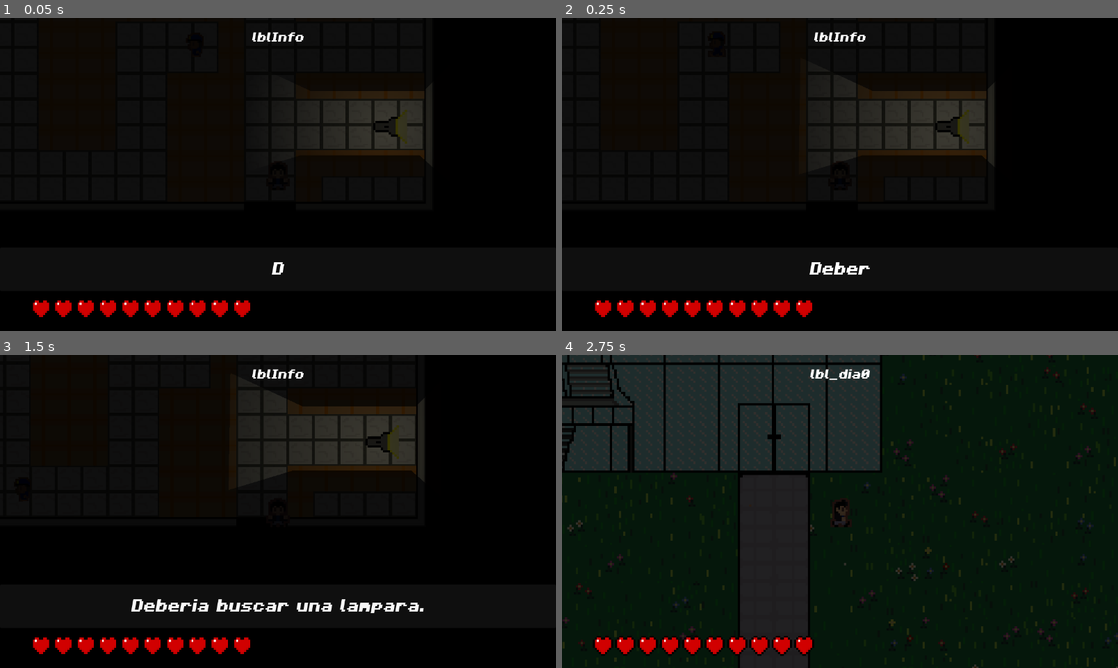
Above: before the commit, frames 1-4 (two rows, left to right).
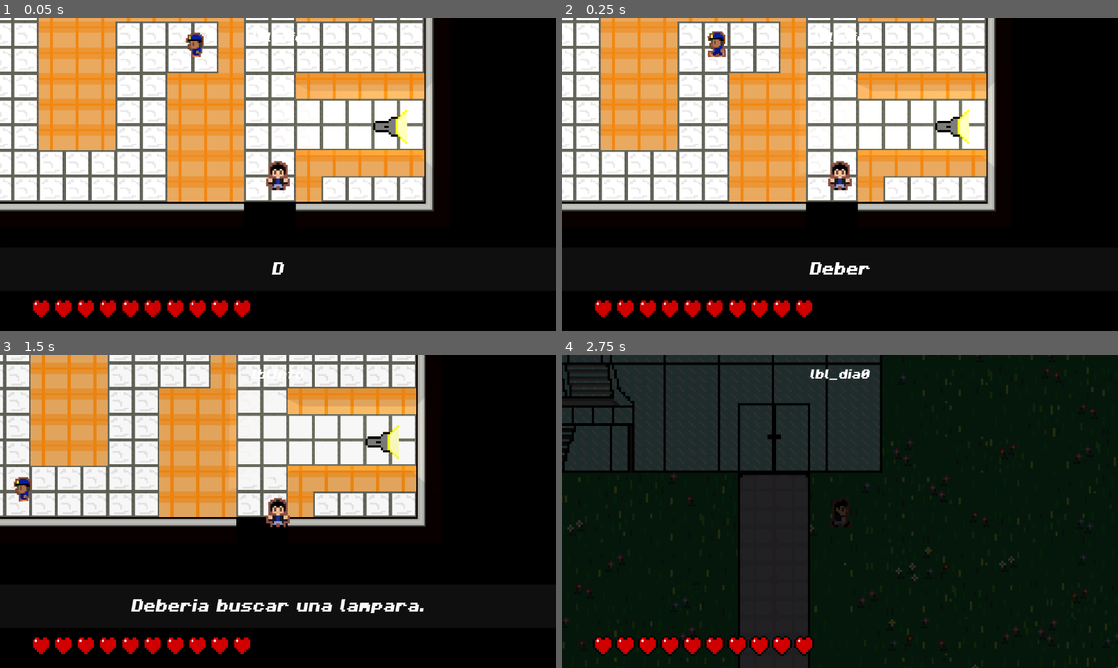
Above: after the commit, the same moments.

Repository: LaloSant/proyecto-topicos-fnaf
Game: Godot game, scene res://source/screens/juego/cristal/cristal.tscn
Same seed, same stepped clock (60 frames per second), same inputs: the game is played once before the commit and once after it. This scene is started directly instead of the project's main scene.
Inputs:
- Up to frame 1 (0.05 s): no input
- Up to frame 2 (0.25 s): no input
- Up to frame 3 (1.5 s): tap Q (TECLA_Q) at 0.5, 1.25 s; hold Right (ui_right) 0.53-1.28 s; hold Ctrl (CntlKey) 0.53-1.28 s; tap Enter (ui_accept) at 0.77 s; hold Down (ui_down) from 1.28 s (still down); tap Shift (ShiftKey) at 1.35 s
- Up to frame 4 (2.75 s): tap Enter (ui_accept) at 1.52 s; tap Q (TECLA_Q) at 2 s; release Down (ui_down) at 2.03 s; hold Right (ui_right) from 2.03 s (still down); hold E (TECLA_E) from 2.03 s (still down)

The runs differ from the first frame. In frame 1, 47% of the frame differs, in the area x 0-78%, y 0-62%; in frame 2, 47%; in frame 3, 41%; in frame 4, nothing differs.

Commit message:
Pliego visible si no lo tiene

Diff:
--- a/source/screens/juego/cristal/cristal.gd
+++ b/source/screens/juego/cristal/cristal.gd
@@ -6,7 +6,6 @@
 	$Personaje.defaultSpeed = GLOBAL.pers_default_speed * 0.5
 	$Enemigos/Guardia1.speed*=2.5
 	$Enemigos/Guardia2.speed*=3
-
 	match GLOBAL.marker_actual:
 
 			GLOBAL.MarkerPosicion.mk_CristalEntrada:
@@ -15,6 +14,8 @@
 		$Items/DWNeedLampara.mostrar_dialogo()
 	$Personaje/Linterna.visible = $Personaje.tieneLampara
 	$Items/item_lampara.visible = !GLOBAL.pers_tieneLampara
+	$Items/ItemPliego.visible = !GLOBAL.pliego
+	$Items/ItemPliego.monitorable =!GLOBAL.pliego
 
 func _process(delta: float) -> void:
 	$Enemigos/Guardia1.actualizarPos(ruta_parte_1F,delta)
--- a/source/screens/juego/cristal/cristal.tscn
+++ b/source/screens/juego/cristal/cristal.tscn
@@ -4,7 +4,7 @@
 [ext_resource type="TileSet" uid="uid://nigs7oc8bv4h" path="res://source/screens/juego/cristal/cristalTileSet.tres" id="2_01jm5"]
 [ext_resource type="AudioStream" uid="uid://cgdc5vmar6dcl" path="res://resources/audio/musica/Grupo Soñador en 8-Bit - El paso del gigante - VRC6 Famitracker.mp3" id="2_xf01l"]
 [ext_resource type="PackedScene" uid="uid://ciyad5p3oge3u" path="res://source/componentes/personajes/base/personaje.tscn" id="3_01jm5"]
-[ext_resource type="PackedScene" uid="uid://bna2yasfy1opo" path="res://source/componentes/Tps/transportador.tscn" id="5_838pq"]
+[ext_resource type="PackedScene" uid="uid://bna2yasfy1opo" path="res://source/componentes/tps/transportador.tscn" id="5_838pq"]
 [ext_resource type="PackedScene" uid="uid://dfphplmv1hblj" path="res://source/singleton/transiciones/transicion.tscn" id="6_qqxdb"]
 [ext_resource type="PackedScene" uid="uid://lmhgy8eugrgv" path="res://source/componentes/items/item_lampara.tscn" id="7_f0bs0"]
 [ext_resource type="PackedScene" uid="uid://c8hbcu3tjoig" path="res://source/screens/juego/HUD/dialog_window.tscn" id="8_u2qk3"]
@@ -77,6 +77,7 @@
 parameters/looping = true
 
 [node name="Luz" type="CanvasModulate" parent="."]
+visible = false
 color = Color(0.0605303, 0.0605303, 0.0605303, 1)
 
 [node name="Oclusores" type="Node" parent="."]
